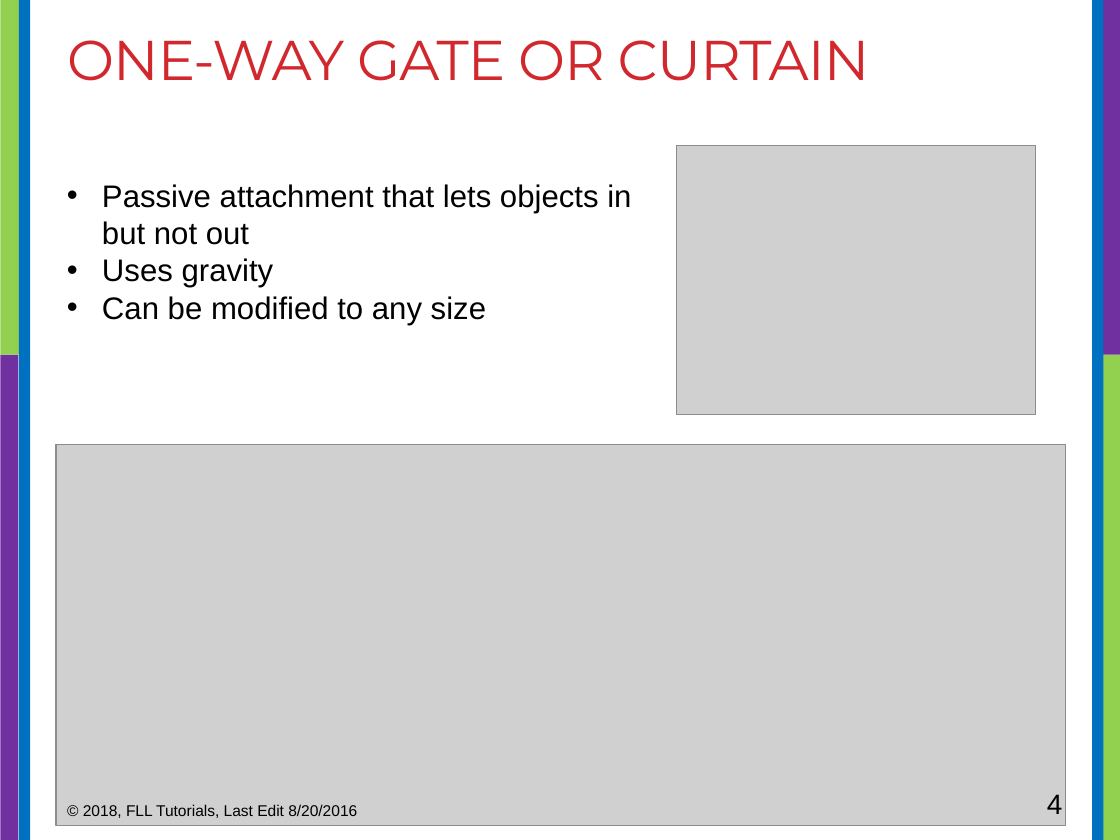
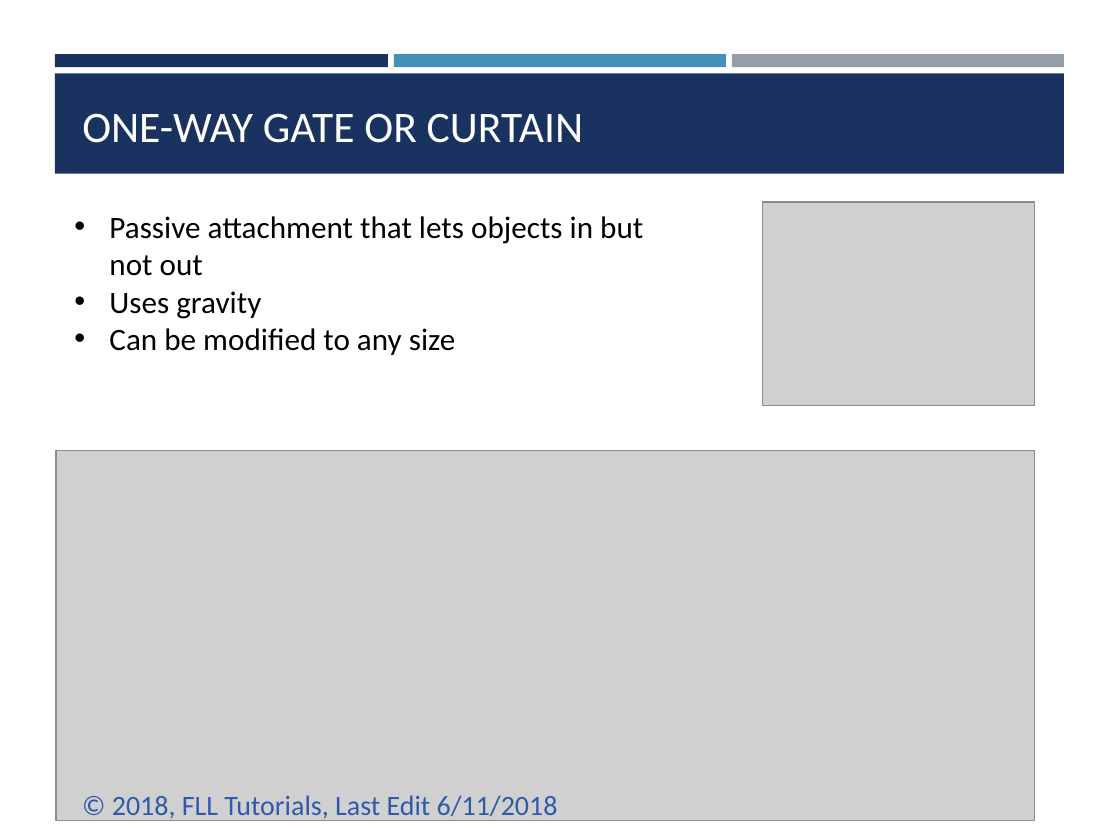
Before and after one commit to ev3lessons/FLL-Tutorials, a slide deck: slide 4 of translations/en-us/RobotGame/PassiveAttachments.pptx. Drawn at 1120x840 pixels with LibreOffice and Linux fonts; fonts in the diff are those of the drawing; grey boxes stand for pictures. Boxes give left, top, right and bottom in pixels: in the first picture for what was removed or moved away, otherwise in the second. Text is boxed around its words. In the diff, an @@ line names an element or a change of style, - is before the commit and + after.

```diff
--- a/translations/en-us/RobotGame/PassiveAttachments.pptx
+++ b/translations/en-us/RobotGame/PassiveAttachments.pptx
@@ rectangle removed at [0, 0, 22, 355] @@
@@ rectangle removed at [19, 0, 30, 840] @@
@@ rectangle removed at [1092, 0, 1103, 840] @@
@@ rectangle removed at [1098, 0, 1120, 355] @@
@@ rectangle added at [55, 54, 388, 67], fill #1A3260 @@
@@ rectangle added at [394, 54, 726, 67], fill #4590B8 @@
@@ rectangle added at [732, 54, 1064, 67], fill #969FA7 @@
@@ rectangle added at [55, 74, 1064, 174], fill #1A3260 @@
@@ title "ONE-WAY GATE OR CURTAIN": place and size @@
-title "ONE-WAY GATE OR CURTAIN" at [67, 40, 870, 81]
+title "ONE-WAY GATE OR CURTAIN" at [82, 113, 583, 143]
@@ title "ONE-WAY GATE OR CURTAIN" at [82, 113, 583, 143]: size 36 to 28 pt, font Montserrat to Calibri, text colour #D1282E to #FFFFFF, letter spacing -0.6 to 0 pt; vertical alignment top to bottom @@
@@ text "Passive attachment that lets objects ...": place and size @@
-text "Passive attachment that lets objects ..." at [102, 184, 631, 325]
+text "Passive attachment that lets objects ..." at [109, 216, 643, 355]
@@ text "Passive attachment that lets objects ..." at [109, 216, 643, 355]: font Arial to Calibri @@
@@ picture: place and size @@
-picture at [676, 146, 1036, 414]
+picture at [763, 202, 1035, 405]
@@ rectangle removed at [0, 355, 18, 840] @@
@@ rectangle removed at [1102, 355, 1120, 840] @@
@@ picture: place and size @@
-picture at [56, 445, 1066, 825]
+picture at [56, 451, 1035, 821]
@@ text at [112, 795, 558, 822]: text changed; size 10 to 18 pt; font Arial to Calibri; text colour #000000 to #2F5AAC @@
-© 2018, FLL Tutorials, Last Edit 8/20/2016
+© 2018, FLL Tutorials, Last Edit 6/11/2018
@@ page number removed at [1047, 794, 1063, 814] @@
-4
```
Also in this commit, not shown: 7 other slides changed, 18 other files.
